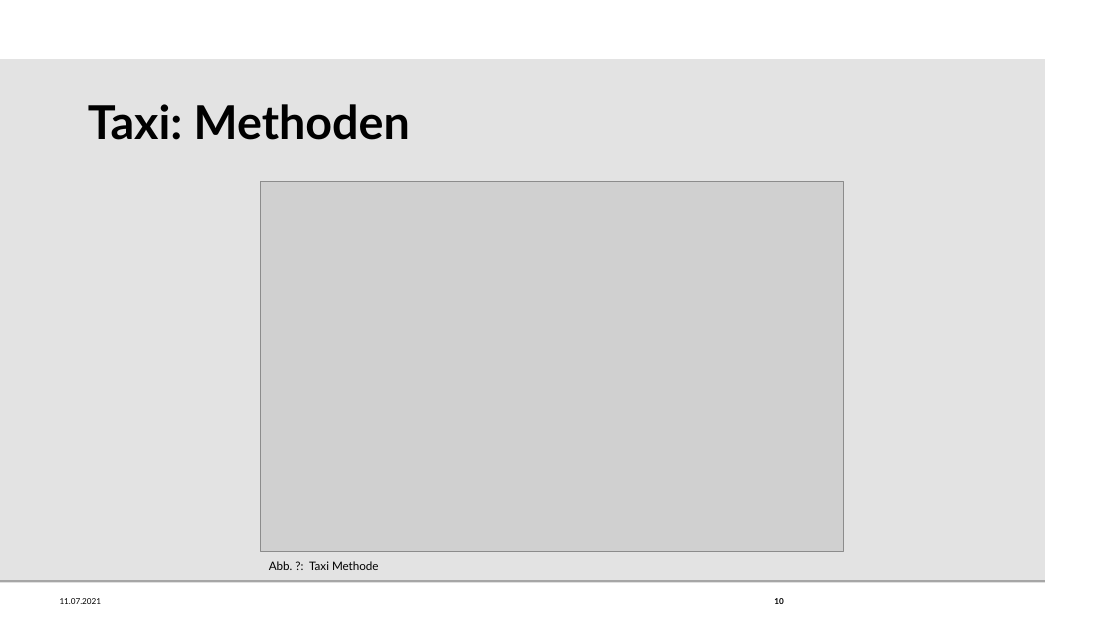
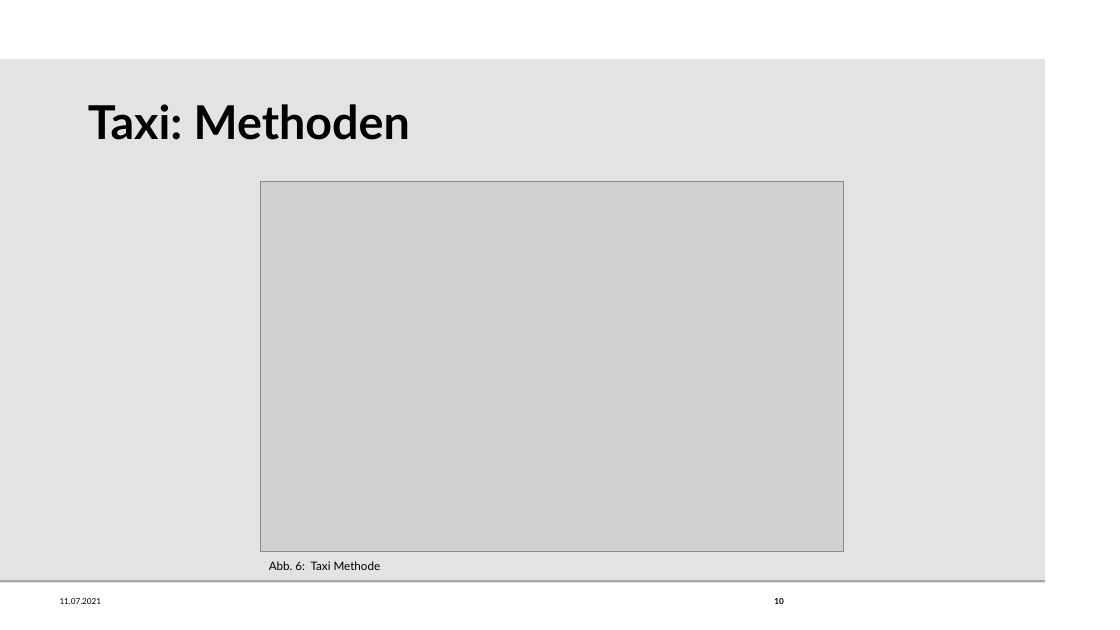
Before and after one commit to elehshl/mqtt_exercise_2021, a slide deck: slide 10 of presentation/MQTT_Exercise.odp. Drawn at 1120x630 pixels with LibreOffice and Linux fonts; fonts in the diff are those of the drawing; grey boxes stand for pictures; background and template pictures are left out. Boxes give left, top, right and bottom in pixels: in the first picture for what was removed or moved away, otherwise in the second. Text is boxed around its words. In the diff, an @@ line names an element or a change of style, - is before the commit and + after.

```diff
--- a/presentation/MQTT_Exercise.odp
+++ b/presentation/MQTT_Exercise.odp
@@ text at <box>269,561,381,570</box>: text changed @@
-Abb. ?: Taxi Methode
+Abb. 6: Taxi Methode
```
Also in this commit, not shown: 4 other slides changed.
